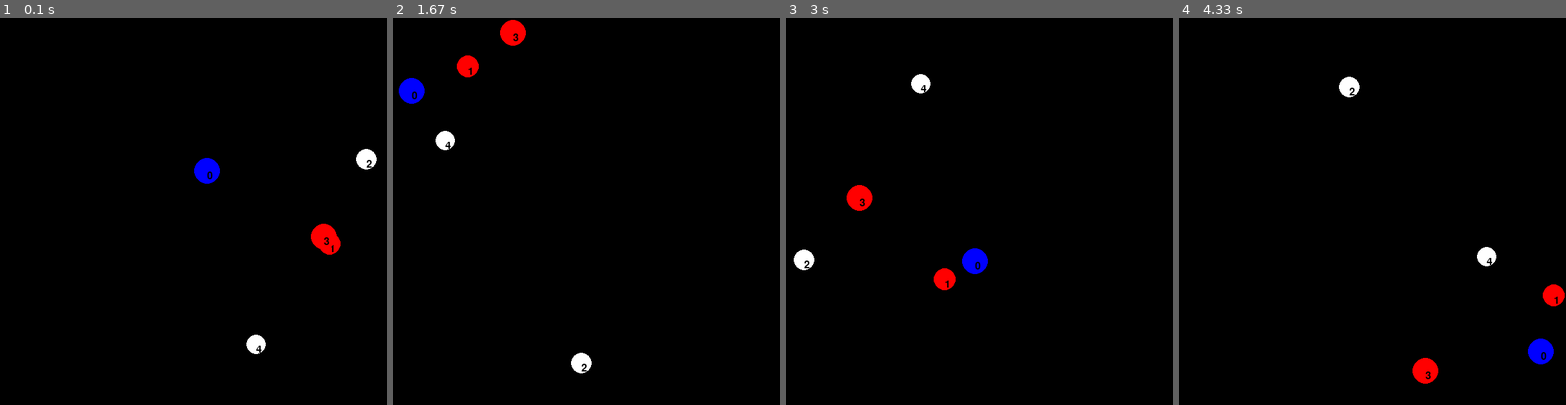
Above: before the commit, frames 1-4 (left to right).
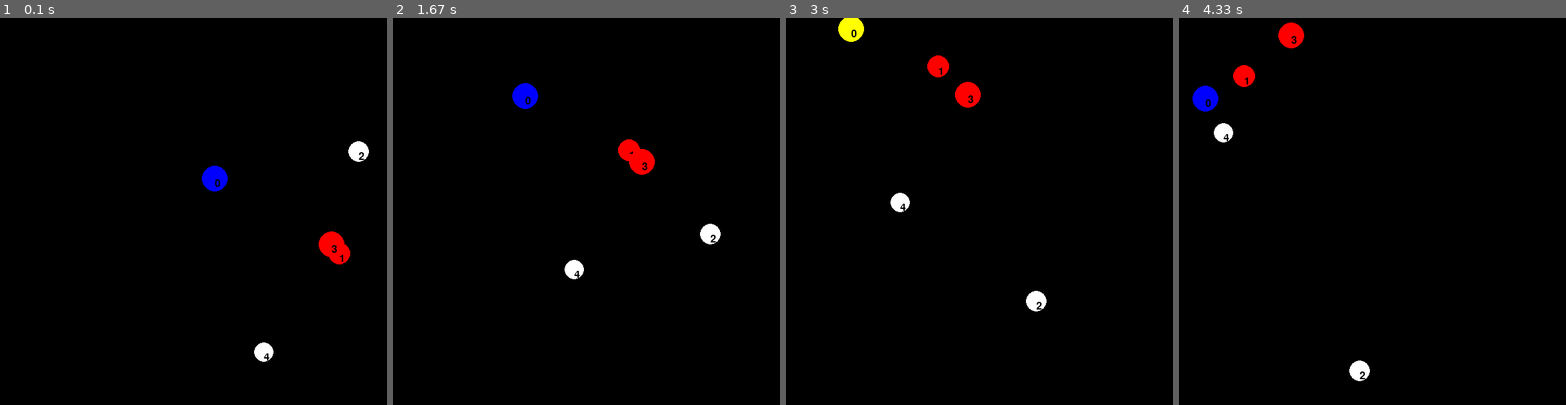
Above: after the commit, the same moments.

Repository: bchipman/bouncing_balls_pygame
Game: pygame game, started from main.py
Same seed, same stepped clock (60 frames per second), same inputs: the game is played once before the commit and once after it.
Inputs:
- Up to frame 1 (0.1 s): no input
- Up to frame 2 (1.67 s): no input
- Up to frame 3 (3 s): no input
- Up to frame 4 (4.33 s): no input

The runs differ from the first frame. In frame 1, 1.4% of the frame differs, in the area x 50-98%, y 31-89%; in frame 2, 2.5%; in frame 3, 2.6%; in frame 4, 2.6%, in the area x 3-100%, y 1-95%.

Commit message:
Increased delay between display updates; game was burning CPU.

Diff:
--- a/main.py
+++ b/main.py
@@ -22,9 +22,8 @@
                 basic_font = pygame.font.SysFont(None, 24)
                 text = basic_font.render(str(ball.number), True, BLACK)
                 self.window.surface.blit(text, center_pos_px)
-
             pygame.display.update()
-            pygame.time.delay(20)
+            pygame.time.delay(50)
 
     def check_for_pygame_quit_event(self):
         for event in pygame.event.get():
